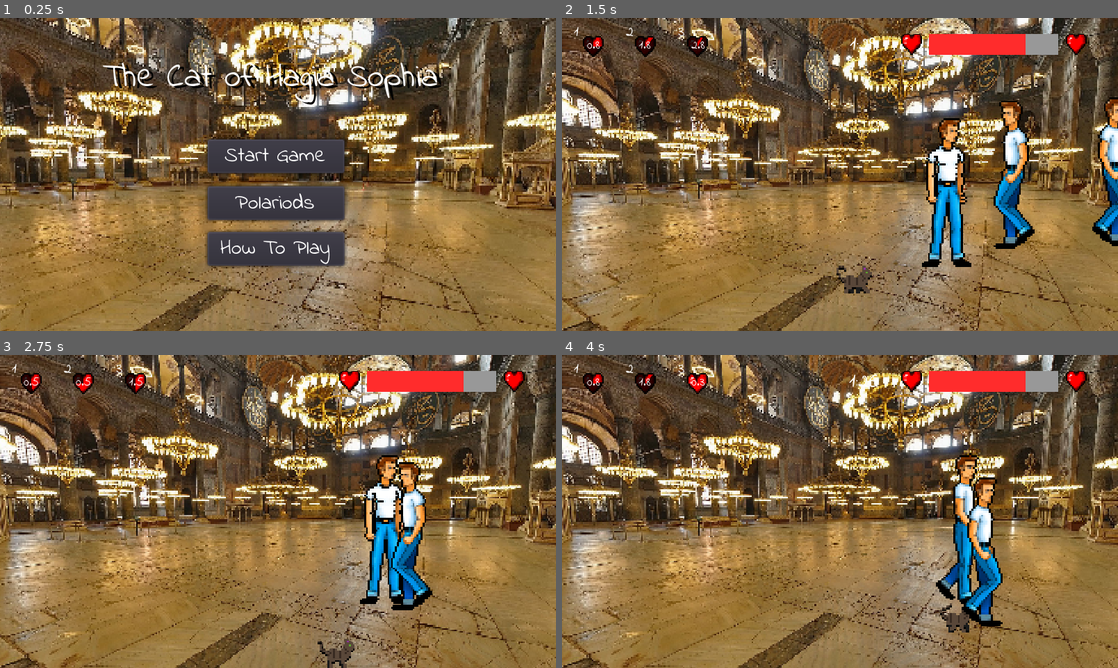
Above: before the commit, frames 1-4 (two rows, left to right).
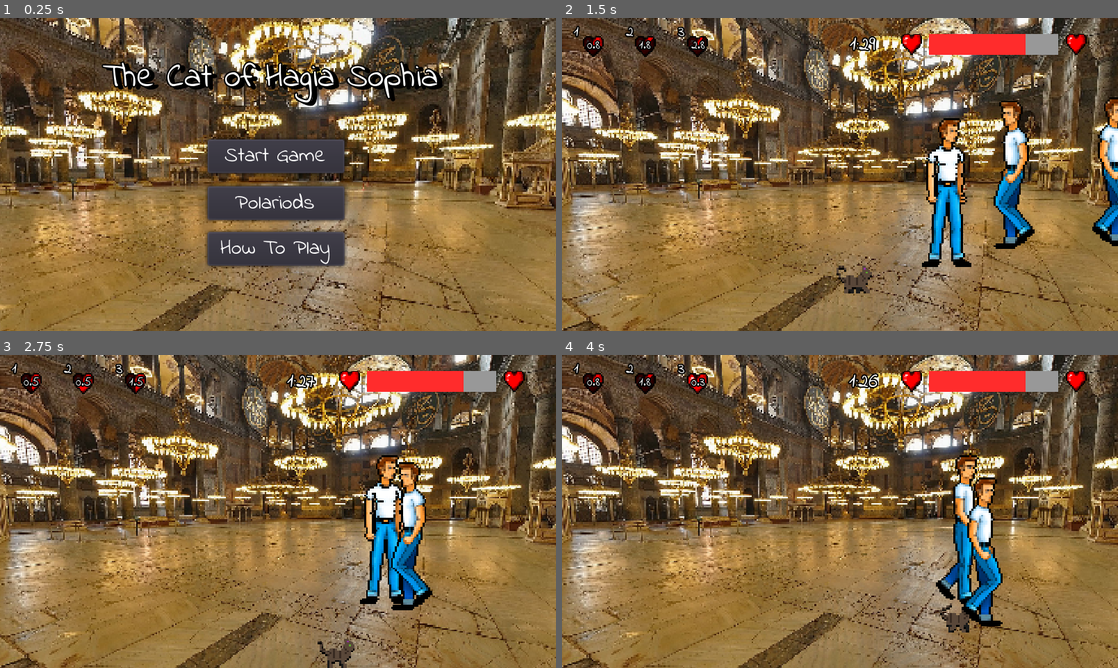
Above: after the commit, the same moments.

Repository: Frozander/BAUGamejam2021
Game: Godot game, scene res://Scenes/TitleScreen.tscn
Same seed, same stepped clock (60 frames per second), same inputs: the game is played once before the commit and once after it. Sound files missing from this copy of the repository are replaced by a short silence.
Inputs:
- Up to frame 1 (0.25 s): no input
- Up to frame 2 (1.5 s): click "Start Game" at 0.5 s; tap Enter (ui_accept) at 1.25 s; hold Right (ui_right) from 1.28 s (still down)
- Up to frame 3 (2.75 s): tap Enter (ui_accept) at 1.52, 2.27 s; release Right (ui_right) at 2.03 s; hold Down (ui_down) from 2.03 s (still down)
- Up to frame 4 (4 s): release Down (ui_down) at 2.78 s; hold Right (ui_right) 2.78-3.53 s; hold Up (ui_up) from 3.53 s (still down); tap Enter (ui_accept) at 3.77 s

The runs differ from the first frame. In frame 1, 1.9% of the frame differs, in the area x 18-80%, y 13-29%; in frame 2, 0.4%; in frame 3, 0.4%; in frame 4, 0.4%.

Commit message:
added outlines to all labels

Diff:
--- a/Assets/Prefabs/AbilityButton.tscn
+++ b/Assets/Prefabs/AbilityButton.tscn
@@ -4,12 +4,16 @@
 [ext_resource path="res://Assets/Scripts/AbilityButton.gd" type="Script" id=2]
 [ext_resource path="res://Assets/Fonts/IndieFlower-Regular.ttf" type="DynamicFontData" id=3]
 
-[sub_resource type="DynamicFont" id=2]
+[sub_resource type="DynamicFont" id=1]
 size = 12
+outline_size = 1
+outline_color = Color( 0, 0, 0, 1 )
 font_data = ExtResource( 3 )
 
-[sub_resource type="DynamicFont" id=1]
+[sub_resource type="DynamicFont" id=2]
 size = 10
+outline_size = 1
+outline_color = Color( 0, 0, 0, 1 )
 font_data = ExtResource( 3 )
 
 [node name="AbilityButton" type="TextureButton"]
@@ -32,7 +36,7 @@
 margin_top = -12.45
 margin_right = 39.7841
 margin_bottom = 5.55003
-custom_fonts/font = SubResource( 2 )
+custom_fonts/font = SubResource( 1 )
 text = "2"
 __meta__ = {
 "_edit_use_anchors_": false
@@ -55,7 +59,7 @@
 anchor_bottom = 1.0
 margin_top = -0.111362
 margin_bottom = -0.111362
-custom_fonts/font = SubResource( 1 )
+custom_fonts/font = SubResource( 2 )
 custom_colors/font_outline_modulate = Color( 0, 0, 0, 1 )
 custom_constants/shadow_as_outline = -3
 text = "0.0"
--- a/Assets/Prefabs/CountDownLabel.tscn
+++ b/Assets/Prefabs/CountDownLabel.tscn
@@ -4,6 +4,8 @@
 [ext_resource path="res://Assets/Fonts/IndieFlower-Regular.ttf" type="DynamicFontData" id=2]
 
 [sub_resource type="DynamicFont" id=1]
+outline_size = 1
+outline_color = Color( 0, 0, 0, 1 )
 font_data = ExtResource( 2 )
 
 [node name="CountDownLabel" type="Node2D"]
--- a/Assets/Prefabs/HUD.tscn
+++ b/Assets/Prefabs/HUD.tscn
@@ -11,7 +11,7 @@
 margin_left = 16.0
 margin_top = 13.6685
 margin_right = 32.0
-margin_bottom = 30
+margin_bottom = 30.0
 cooldown = 1.0
 ability_label = "1"
 
@@ -19,7 +19,7 @@
 margin_left = 96.0
 margin_top = 13.6685
 margin_right = 112.0
-margin_bottom = 30
+margin_bottom = 30.0
 cooldown = 3.0
 ability_label = "3"
 
@@ -27,7 +27,7 @@
 margin_left = 56.0
 margin_top = 13.6685
 margin_right = 72.0
-margin_bottom = 30
+margin_bottom = 30.0
 
 [node name="PhotoProgressBar" parent="." instance=ExtResource( 2 )]
 position = Vector2( 260, 12 )
--- a/Scenes/DayEnd.tscn
+++ b/Scenes/DayEnd.tscn
@@ -4,7 +4,6 @@
 [ext_resource path="res://Assets/Scripts/DayEnd.gd" type="Script" id=2]
 [ext_resource path="res://Assets/Images/Polaroids/image.jpg" type="Texture" id=3]
 [ext_resource path="res://Assets/Prefabs/MenuButton.tscn" type="PackedScene" id=4]
-
 
 [sub_resource type="GDScript" id=1]
 script/source = "extends Control
@@ -22,6 +21,8 @@
 
 [sub_resource type="DynamicFont" id=2]
 size = 12
+outline_size = 1
+outline_color = Color( 0, 0, 0, 1 )
 font_data = ExtResource( 1 )
 
 [sub_resource type="StyleBoxFlat" id=3]
@@ -39,20 +40,6 @@
 corner_radius_bottom_right = 2
 corner_radius_bottom_left = 2
 corner_detail = 6
-
-[sub_resource type="GDScript" id=5]
-script/source = "extends Button
-
-# Called when the node enters the scene tree for the first time.
-func _ready():
-	var path = \"res://Fonts/IndieFlower-Regular.ttf\"
-	var new_font = DynamicFont.new()
-	var new_data = DynamicFontData.new()
-	new_data.font_path = path
-	new_font.font_data = new_data
-	new_font.size = 10
-	set(\"custom_fonts/font\", new_font)
-"
 
 [node name="DayEnd" type="Control"]
 anchor_right = 1.0
@@ -130,33 +117,6 @@
 "_edit_use_anchors_": false
 }
 
-[node name="ContinueButton" type="Button" parent="Control"]
-anchor_left = 0.5
-anchor_top = 0.95
-anchor_right = 0.9
-anchor_bottom = 0.95
-margin_left = 20.0
-margin_top = 0.445435
-margin_bottom = 20.4454
-text = "Next Day >"
-script = SubResource( 5 )
-__meta__ = {
-"_edit_use_anchors_": false
-}
-
-[node name="MainMenuButton" type="Button" parent="Control"]
-anchor_left = 0.1
-anchor_top = 0.95
-anchor_right = 0.5
-anchor_bottom = 0.95
-margin_right = -20.0
-margin_bottom = 20.0
-text = "Main Menu"
-script = SubResource( 5 )
-__meta__ = {
-"_edit_use_anchors_": false
-}
-
 [node name="image" type="Sprite" parent="Control"]
 position = Vector2( 254.832, 82.069 )
 rotation = -0.0872665
@@ -177,6 +137,4 @@
 margin_top = 156.554
 margin_right = 321.245
 margin_bottom = 182.554
-load_scene_on_click = false
-scene_to_load = ""
 label = "Next Day >"
--- a/Scenes/TitleScreen.tscn
+++ b/Scenes/TitleScreen.tscn
@@ -26,6 +26,8 @@
 
 [sub_resource type="DynamicFont" id=2]
 size = 26
+outline_size = 1
+outline_color = Color( 0, 0, 0, 1 )
 font_data = ExtResource( 1 )
 
 [node name="TitleScreen" type="Control"]
